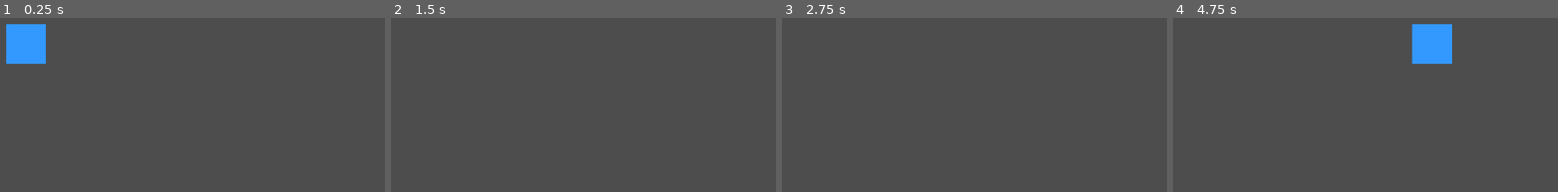
Above: before the commit, frames 1-4 (left to right).
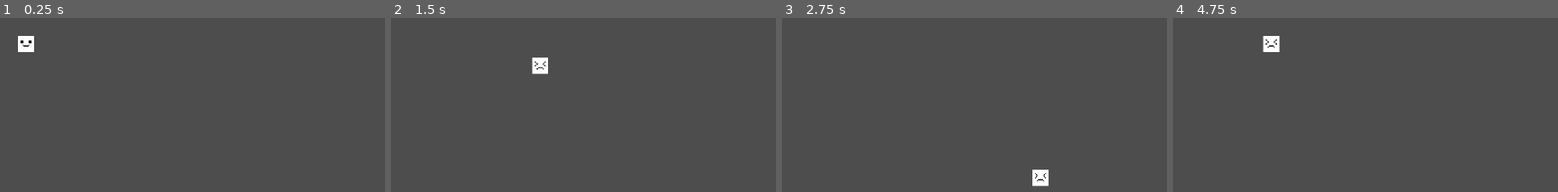
Above: after the commit, the same moments.

Repository: ThatOtherAndrew/DaydreamWales
Game: Godot game, scene res://TestLevel.tscn
Same seed, same stepped clock (60 frames per second), same inputs: the game is played once before the commit and once after it.
Inputs:
- Up to frame 1 (0.25 s): no input
- Up to frame 2 (1.5 s): tap Enter at 0.5 s; hold D (move_right) 0.53-1.28 s; hold S (move_down) from 1.28 s (still down)
- Up to frame 3 (2.75 s): release S (move_down) at 2.03 s; hold D (move_right) from 2.03 s (still down)
- Up to frame 4 (4.75 s): release D (move_right) at 2.78 s; hold W (move_up) 2.78-3.53 s; hold A (move_left) from 3.53 s (still down)

The runs differ from the first frame. In frame 1, 2.3% of the frame differs, in the area x 1-12%, y 3-27%; in frame 2, 0.4%; in frame 3, 0.4%; in frame 4, 2.8%, in the area x 23-73%, y 3-27%.

Commit message:
Player is more playerful

Diff:
--- a/Player.gd
+++ b/Player.gd
@@ -25,11 +25,24 @@
 @export var move_left_action: String = "move_left"
 @export var move_right_action: String = "move_right"
 
+@export_group("Sprites")
+@export var happy_texture: Texture2D = preload("res://assets/guy/happy.png")
+@export var angry_texture: Texture2D = preload("res://assets/guy/angry.png")
+@export var sprite_scale: float = 1.0
+@export var happy_face_speed_threshold: float = 150.0
+
 var current_velocity: Vector2 = Vector2.ZERO
 var momentum: Vector2 = Vector2.ZERO
+var sprite: Sprite2D
+var collision_shape: CollisionShape2D
+var previous_velocity: Vector2 = Vector2.ZERO
 
 func _ready():
     _register_input_actions()
+    sprite = $Visual/Sprite2D
+    sprite.scale = Vector2(sprite_scale, sprite_scale)
+    collision_shape = $CollisionShape2D
+    collision_shape.scale = Vector2(sprite_scale, sprite_scale)
 
 func _register_input_actions():
     if not InputMap.has_action(move_up_action):
@@ -109,3 +122,13 @@
 
     velocity = current_velocity
     move_and_slide()
+
+    var is_decelerating = current_velocity.length() < previous_velocity.length()
+    var is_slow = current_velocity.length() < happy_face_speed_threshold
+
+    if is_decelerating and is_slow:
+        sprite.texture = happy_texture
+    elif current_velocity.length() > stop_threshold:
+        sprite.texture = angry_texture
+
+    previous_velocity = current_velocity
--- a/Player.tscn
+++ b/Player.tscn
@@ -1,6 +1,7 @@
-[gd_scene load_steps=3 format=3 uid="uid://b4j8y0x1k2m3n"]
+[gd_scene load_steps=4 format=3 uid="uid://b4j8y0x1k2m3n"]
 
 [ext_resource type="Script" uid="uid://8ijvj5c2mp35" path="res://Player.gd" id="1"]
+[ext_resource type="Texture2D" uid="uid://deo0sfakf2pfm" path="res://assets/guy/happy.png" id="2"]
 
 [sub_resource type="RectangleShape2D" id="RectangleShape2D_1"]
 size = Vector2(32, 32)
@@ -8,23 +9,16 @@
 [node name="Player" type="CharacterBody2D"]
 script = ExtResource("1")
 max_speed = 2000.0
-acceleration = 5000.0
-friction = 500.0
+acceleration = 1200.0
+friction = 150.0
 reverse_boost = 0.5
+sprite_scale = 0.2
+happy_face_speed_threshold = 80.0
 
 [node name="Visual" type="Node2D" parent="."]
 
-[node name="ColorRect" type="ColorRect" parent="Visual"]
-anchors_preset = 8
-anchor_left = 0.5
-anchor_top = 0.5
-anchor_right = 0.5
-anchor_bottom = 0.5
-offset_left = -16.0
-offset_top = -16.0
-offset_right = 16.0
-offset_bottom = 16.0
-color = Color(0.2, 0.6, 1, 1)
+[node name="Sprite2D" type="Sprite2D" parent="Visual"]
+texture = ExtResource("2")
 
 [node name="CollisionShape2D" type="CollisionShape2D" parent="."]
 shape = SubResource("RectangleShape2D_1")
